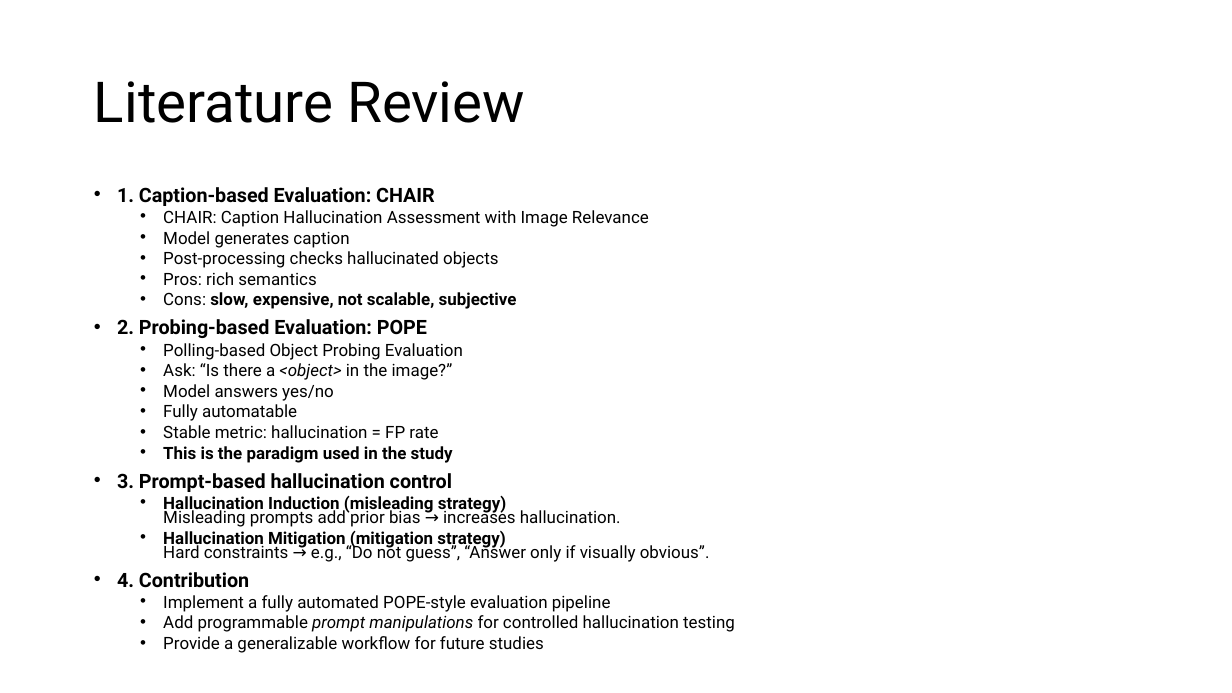
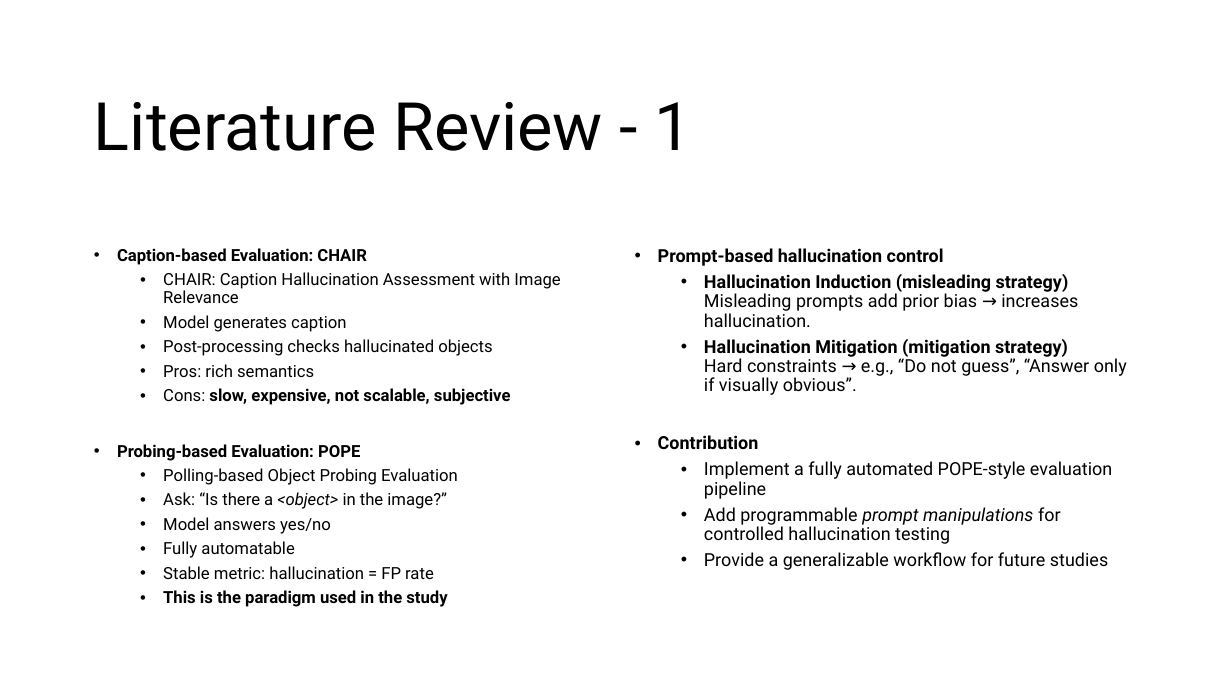
Before and after one commit to xxiao053/MRP--Mini-Research-Problem, a slide deck: slide 3 of presentation/A Scalable Workflow for Evaluating Object Hallucination in Multimodal LLMs.pptx. Drawn at 1232x693 pixels with LibreOffice and Linux fonts; fonts in the diff are those of the drawing. Boxes give left, top, right and bottom in pixels: in the first picture for what was removed or moved away, otherwise in the second. Text is boxed around its words. In the diff, an @@ line names an element or a change of style, - is before the commit and + after.

Commit message:
Update presentation slides

```diff
--- a/presentation/A Scalable Workflow for Evaluating Object Hallucination in Multimodal LLMs.pptx
+++ b/presentation/A Scalable Workflow for Evaluating Object Hallucination in Multimodal LLMs.pptx
@@ title at (94, 102, 691, 151): text changed; size 44 to 52 pt @@
-Literature Review
+Literature Review - 1
@@ text "Caption-based Evaluation: CHAIR": place and size @@
-text "Caption-based Evaluation: CHAIR" at (117, 187, 735, 653)
+text "Caption-based Evaluation: CHAIR" at (117, 248, 560, 607)
@@ text at (117, 248, 367, 265): text changed; size 15.4 to 13 pt @@
-• 1. Caption-based Evaluation: CHAIR
+• Caption-based Evaluation: CHAIR
@@ text added at (658, 248, 1127, 570), 14 pt, text #000000 @@
+• Prompt-based hallucination control
+  • Hallucination Induction (misleading strategy)
+    Misleading prompts add prior bias → increases hallucination.
+  • Hallucination Mitigation (mitigation strategy)
+    Hard constraints → e.g., “Do not guess”, “Answer only if visually obvious”.
+• Contribution
+  • Implement a fully automated POPE-style evaluation pipeline
+  • Add programmable prompt manipulations for controlled hallucination testing
+  • Provide a generalizable workflow for future studies
@@ text at (163, 272, 560, 607): size 13.2 to 13 pt in "CHAIR: Caption Hallucination Assessment with Image Relevance", "Model generates caption", "Post-processing checks hallucinated objects", "Pros: rich semantics" and 7 more places; line spacing 0.7 to 0.9 @@
@@ text at (117, 444, 360, 461): text changed; size 15.4 to 13 pt @@
-• 2. Probing-based Evaluation: POPE
+• Probing-based Evaluation: POPE
@@ text at (117, 473, 735, 653): paragraphs removed @@
-• 3. Prompt-based hallucination control
-  • Hallucination Induction (misleading strategy)
-    Misleading prompts add prior bias → increases hallucination.
-  • Hallucination Mitigation (mitigation strategy)
-    Hard constraints → e.g., “Do not guess”, “Answer only if visually obvious”.
-• 4. Contribution
-  • Implement a fully automated POPE-style evaluation pipeline
-  • Add programmable prompt manipulations for controlled hallucination testing
-  • Provide a generalizable workflow for future studies
```
Also in this commit, not shown: 1 other slide changed, 11 slides added.
